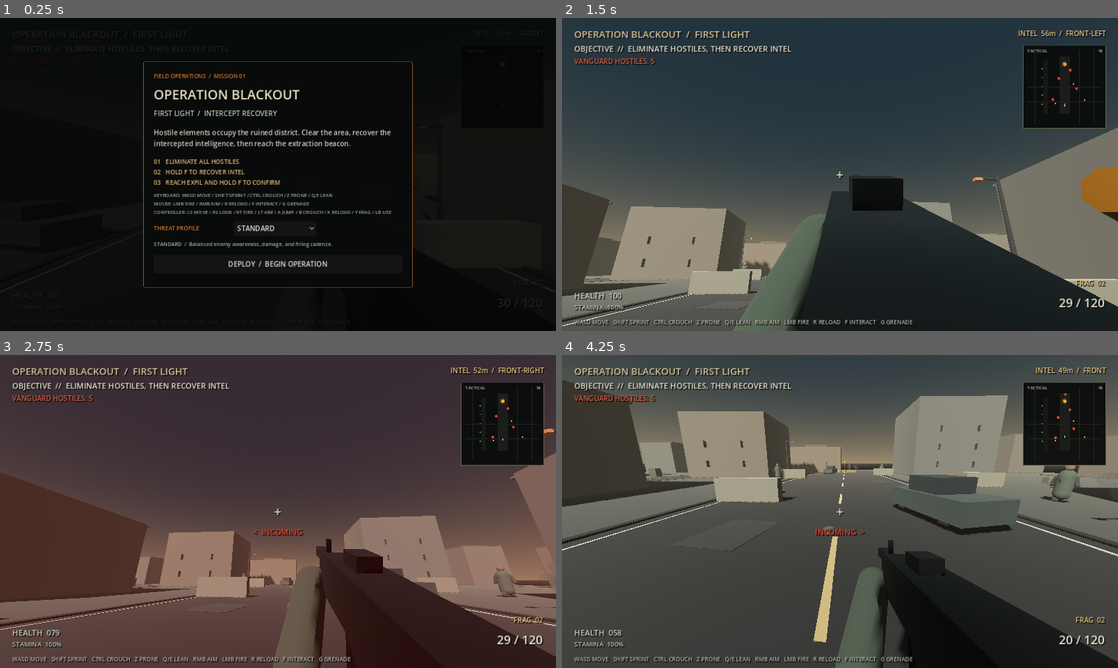
Above: before the commit, frames 1-4 (two rows, left to right).
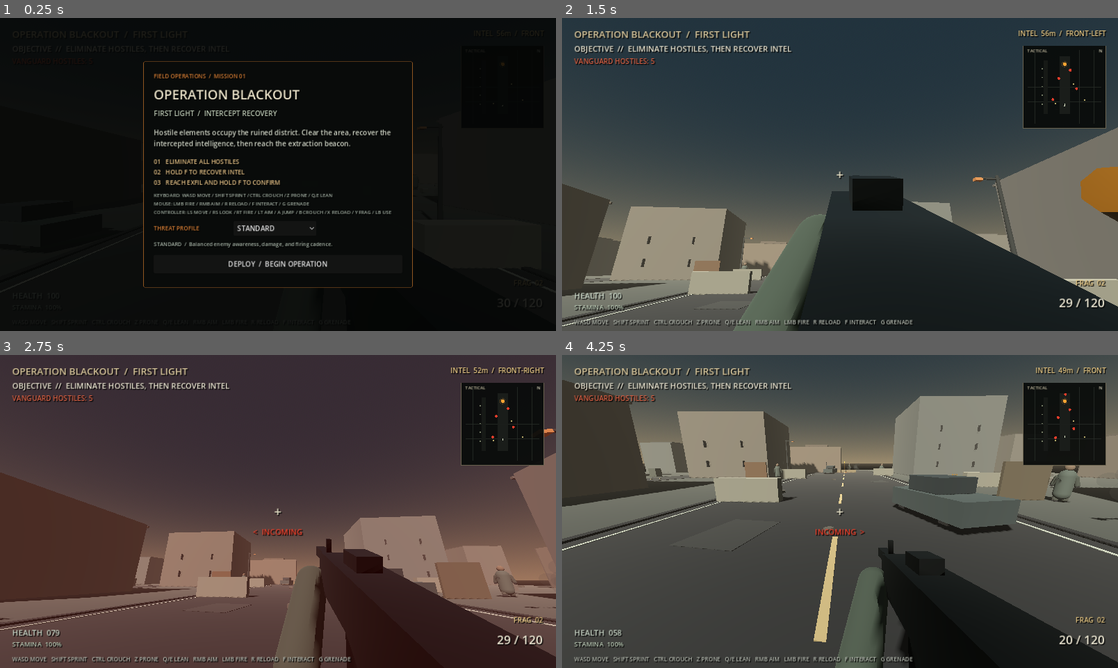
Above: after the commit, the same moments.

Repository: Liladizilla/operation-blackout
Game: Godot game, scene res://scenes/main.tscn
Same seed, same stepped clock (60 frames per second), same inputs: the game is played once before the commit and once after it.
Inputs (mouse positions are in pixels of both pictures, inside the frame that each line leads up to):
- Up to frame 1 (0.25 s): no input
- Up to frame 2 (1.5 s): click "DEPLOY / BEGIN OPERATION" at 0.5 s; tap Enter at 1.25 s; move the mouse to (867, 174) at 1.27 s; hold W (move_forward) from 1.28 s (still down); hold Right mouse button (aim) from 1.28 s (still down); click (867, 174) at 1.42 s
- Up to frame 3 (2.75 s): keep holding W (move_forward); tap Space (jump) at 1.52, 2.27 s; move the mouse to (250, 511) at 2.02 s; release Right mouse button (aim) at 2.03 s; tap Ctrl (crouch) at 2.1 s
- Up to frame 4 (4.25 s): keep holding W (move_forward); move the mouse to (851, 505) at 2.77 s; press the mouse at (851, 505) at 2.78 s; move the mouse to (834, 517) at 3.52 s; release the mouse at (834, 517) at 3.53 s; tap F (interact) at 3.6 s; click (834, 517) at 3.67 s; tap Space (jump) at 3.77 s

The runs differ from the first frame. In frame 2, 0.2% of the frame differs, in the area x 23-29%, y 77-81%; in frame 3, 0.7%; in frame 4, 1.0%, in the area x 32-89%, y 34-47%.

Commit message:
Add shootable destructible field cover

Diff:
--- /dev/null
+++ b/scripts/destructible_cover.gd
@@ -0,0 +1,109 @@
+extends StaticBody3D
+
+@export var cover_size := Vector3(2.6, 2.2, 0.2)
+@export var base_color := Color(0.30, 0.22, 0.14)
+@export var max_health := 136.0
+
+var health := 136.0
+var is_destroyed := false
+var visual_mesh: MeshInstance3D
+var collision_shape: CollisionShape3D
+var damage_material: StandardMaterial3D
+var crack_meshes: Array[MeshInstance3D] = []
+
+func _ready() -> void:
+    health = max_health
+    visual_mesh = get_node_or_null("CoverMesh") as MeshInstance3D
+    collision_shape = get_node_or_null("CollisionShape3D") as CollisionShape3D
+    if is_instance_valid(visual_mesh):
+        var source_material := visual_mesh.material_override as StandardMaterial3D
+        if is_instance_valid(source_material):
+            damage_material = source_material.duplicate() as StandardMaterial3D
+            visual_mesh.material_override = damage_material
+            base_color = source_material.albedo_color
+    _build_crack_marks()
+
+func _build_crack_marks() -> void:
+    for index in range(3):
+        var crack := MeshInstance3D.new()
+        crack.name = "DamageCrack_%02d" % (index + 1)
+        var mesh := BoxMesh.new()
+        mesh.size = Vector3(0.035, 0.55 + float(index % 2) * 0.24, 0.018)
+        crack.mesh = mesh
+        crack.position = Vector3(
+            -cover_size.x * 0.28 + float(index) * cover_size.x * 0.27,
+            0.05 + float(index % 2) * 0.24,
+            -cover_size.z * 0.5 - 0.012
+        )
+        crack.rotation_degrees.z = -18.0 if index % 2 == 0 else 23.0
+        var crack_material := StandardMaterial3D.new()
+        crack_material.albedo_color = base_color.darkened(0.72)
+        crack_material.roughness = 1.0
+        crack.material_override = crack_material
+        crack.visible = false
+        add_child(crack)
+        crack_meshes.append(crack)
+
+func take_damage(amount: float, _hit_position: Vector3 = Vector3.ZERO, _headshot: bool = false) -> bool:
+    if is_destroyed:
+        return true
+    health = maxf(0.0, health - maxf(amount, 0.0))
+    _update_damage_visuals()
+    if health <= 0.0:
+        _destroy_cover()
+        return true
+    return false
+
+func _update_damage_visuals() -> void:
+    var damage_ratio := clampf(1.0 - health / maxf(max_health, 1.0), 0.0, 1.0)
+    if is_instance_valid(damage_material):
+        damage_material.albedo_color = base_color.lerp(base_color.darkened(0.58), damage_ratio * 0.82)
+    var visible_cracks := clampi(int(ceil(damage_ratio * float(crack_meshes.size()))), 0, crack_meshes.size())
+    for index in range(crack_meshes.size()):
+        crack_meshes[index].visible = index < visible_cracks
+
+func _destroy_cover() -> void:
+    if is_destroyed:
+        return
+    is_destroyed = true
+    remove_from_group("arena_cover")
+    if is_instance_valid(collision_shape):
+        collision_shape.set_deferred("disabled", true)
+    if is_instance_valid(visual_mesh):
+        visual_mesh.visible = false
+    for crack in crack_meshes:
+        crack.visible = false
+    _spawn_debris_effect()
+    get_tree().create_timer(0.15).timeout.connect(queue_free)
+
+func _spawn_debris_effect() -> void:
+    var scene := get_tree().current_scene
+    if not is_instance_valid(scene):
+        return
+    var debris := CPUParticles3D.new()
+    debris.name = "DestructibleCoverDebris"
+    debris.add_to_group("destructible_debris_effects")
+    debris.amount = 18
+    debris.lifetime = 0.7
+    debris.one_shot = true
+    debris.explosiveness = 1.0
+    debris.emitting = true
+    debris.direction = Vector3.UP
+    debris.spread = 180.0
+    debris.gravity = Vector3(0.0, -9.8, 0.0)
+    debris.initial_velocity_min = 1.4
+    debris.initial_velocity_max = 3.8
+    debris.scale_amount_min = 0.05
+    debris.scale_amount_max = 0.14
+    debris.color = Color(base_color.r, base_color.g, base_color.b, 0.92)
+    debris.cast_shadow = GeometryInstance3D.SHADOW_CASTING_SETTING_OFF
+    var debris_mesh := BoxMesh.new()
+    debris_mesh.size = Vector3(0.11, 0.11, 0.11)
+    var debris_material := StandardMaterial3D.new()
+    debris_material.albedo_color = base_color
+    debris_material.roughness = 1.0
+    debris_mesh.material = debris_material
+    debris.mesh = debris_mesh
+    scene.add_child(debris)
+    debris.global_position = global_position + Vector3.UP * (cover_size.y * 0.5)
+    get_tree().create_timer(1.0).timeout.connect(debris.queue_free)
--- a/scripts/main.gd
+++ b/scripts/main.gd
@@ -286,6 +286,39 @@
     _box("ObjectiveLight", Vector3(0, 2.4, -30.5), Vector3(0.25, 0.25, 0.25), Color(0.85,0.58,0.18), false)
     _street_furniture()
     _add_road_markings()
+    _spawn_destructible_cover()
+
+func _spawn_destructible_cover() -> void:
+    var panels := [
+        [Vector3(-10.5, 1.1, -6.0), Vector3(2.6, 2.2, 0.2), Color(0.30, 0.22, 0.14)],
+        [Vector3(10.5, 1.1, 6.0), Vector3(2.6, 2.2, 0.2), Color(0.26, 0.23, 0.17)],
+        [Vector3(-10.5, 1.1, 30.0), Vector3(2.6, 2.2, 0.2), Color(0.32, 0.24, 0.15)]
+    ]
+    for index in range(panels.size()):
+        var cover := StaticBody3D.new()
+        cover.name = "DestructibleCover_%02d" % (index + 1)
+        cover.set_script(load("res://scripts/destructible_cover.gd"))
+        cover.set("cover_size", panels[index][1])
+        cover.set("base_color", panels[index][2])
+        cover.position = panels[index][0]
+        cover.add_to_group("arena_cover")
+        cover.add_to_group("destructible_cover")
+
+        var cover_mesh := MeshInstance3D.new()
+        cover_mesh.name = "CoverMesh"
+        var panel_mesh := BoxMesh.new()
+        panel_mesh.size = panels[index][1]
+        cover_mesh.mesh = panel_mesh
+        cover_mesh.material_override = _material(panels[index][2])
+        cover.add_child(cover_mesh)
+
+        var collision := CollisionShape3D.new()
+        collision.name = "CollisionShape3D"
+        var shape := BoxShape3D.new()
+        shape.size = panels[index][1]
+        collision.shape = shape
+        cover.add_child(collision)
+        add_child(cover)
 
 func _add_road_markings() -> void:
     var faded_white := Color(0.50, 0.51, 0.46)
--- /dev/null
+++ b/tests/test_destructible_cover.gd
@@ -0,0 +1,64 @@
+extends SceneTree
+
+var failed := false
+var passed := 0
+
+func _initialize() -> void:
+    call_deferred("_run_tests")
+
+func _check(condition: bool, message: String) -> void:
+    if condition:
+        passed += 1
+        print("PASS: ", message)
+    else:
+        failed = true
+        push_error("FAIL: " + message)
+
+func _run_tests() -> void:
+    var packed := load("res://scenes/main.tscn") as PackedScene
+    _check(packed != null, "main scene loads for destructible cover tests")
+    if packed == null:
+        quit(1)
+        return
+
+    var scene := packed.instantiate()
+    root.add_child(scene)
+    current_scene = scene
+    await process_frame
+    if scene.hud.is_briefing_open():
+        scene.hud.dismiss_briefing()
+    await physics_frame
+
+    var covers: Array = get_nodes_in_group("destructible_cover")
+    _check(covers.size() == 3, "three destructible field-cover panels spawn")
+    if covers.size() != 3:
+        quit(1)
+        return
+
+    var cover: Node = covers[0]
+    _check(cover is StaticBody3D, "destructible cover retains solid world collision")
+    _check(cover.get_node_or_null("CoverMesh") is MeshInstance3D, "cover has a visible panel mesh")
+    _check(cover.get_node_or_null("CollisionShape3D") is CollisionShape3D, "cover has a matching collision shape")
+    _check(cover.is_in_group("arena_cover"), "intact destructible panels are valid tactical cover")
+    _check(is_equal_approx(cover.health, cover.max_health), "cover begins at full structural health")
+
+    var survived: bool = cover.take_damage(34.0, Vector3.ZERO, false)
+    _check(not survived and is_equal_approx(cover.health, 102.0), "first rifle hit damages but does not destroy the panel")
+    _check(cover.get_node_or_null("DamageCrack_01").visible, "damaged cover reveals visible fracture marks")
+    _check(not cover.get_node("CollisionShape3D").disabled, "partially damaged cover remains solid")
+
+    survived = cover.take_damage(200.0, Vector3.ZERO, false)
+    _check(survived and cover.is_destroyed, "lethal damage destroys the cover")
+    await physics_frame
+    _check(cover.get_node("CollisionShape3D").disabled, "destroyed cover disables its collision")
+    _check(not cover.get_node("CoverMesh").visible, "destroyed panel mesh disappears")
+    _check(not cover.is_in_group("arena_cover"), "destroyed cover stops being offered to hostile cover selection")
+    _check(get_nodes_in_group("destructible_debris_effects").size() == 1, "destruction emits a bounded debris burst")
+    _check(get_nodes_in_group("destructible_cover").size() == 3, "cover remains tracked until its short cleanup delay")
+
+    await create_timer(1.1).timeout
+    _check(not is_instance_valid(cover), "destroyed cover cleans up after the collision and debris transition")
+    _check(get_nodes_in_group("destructible_debris_effects").is_empty(), "debris effect cleans up automatically")
+
+    print("DESTRUCTIBLE COVER RESULT: ", passed, " checks passed; failed=", failed)
+    quit(1 if failed else 0)
Not shown, changed: .github/workflows/godot-smoke-test.yml
Not shown, changed: README.md
